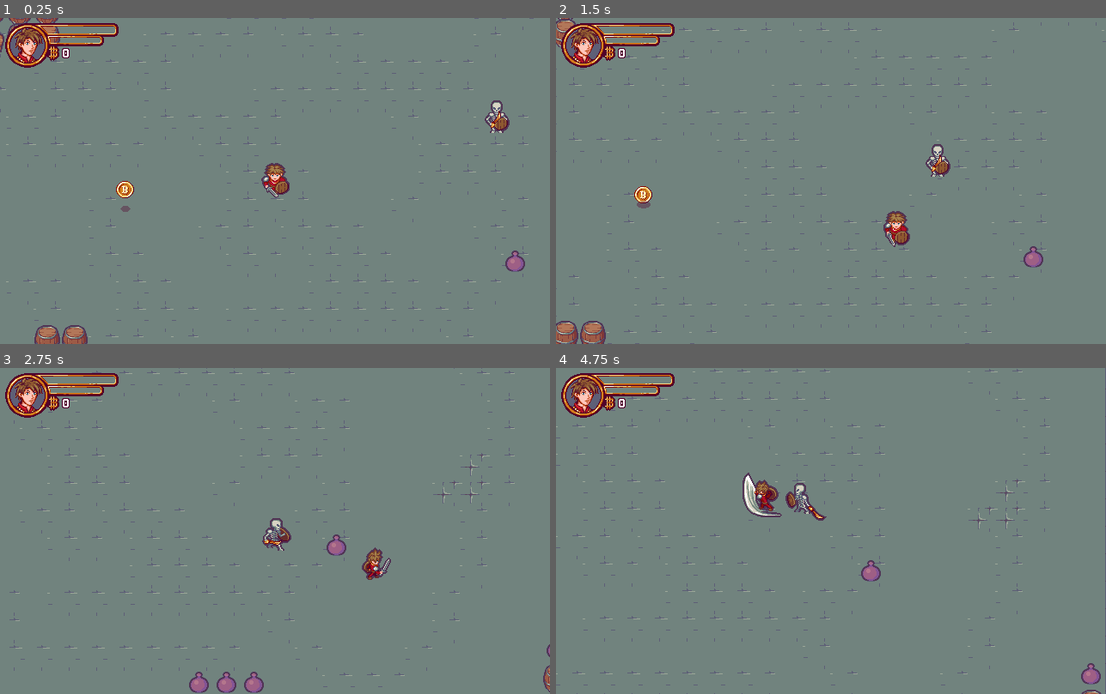
Above: before the commit, frames 1-4 (two rows, left to right).
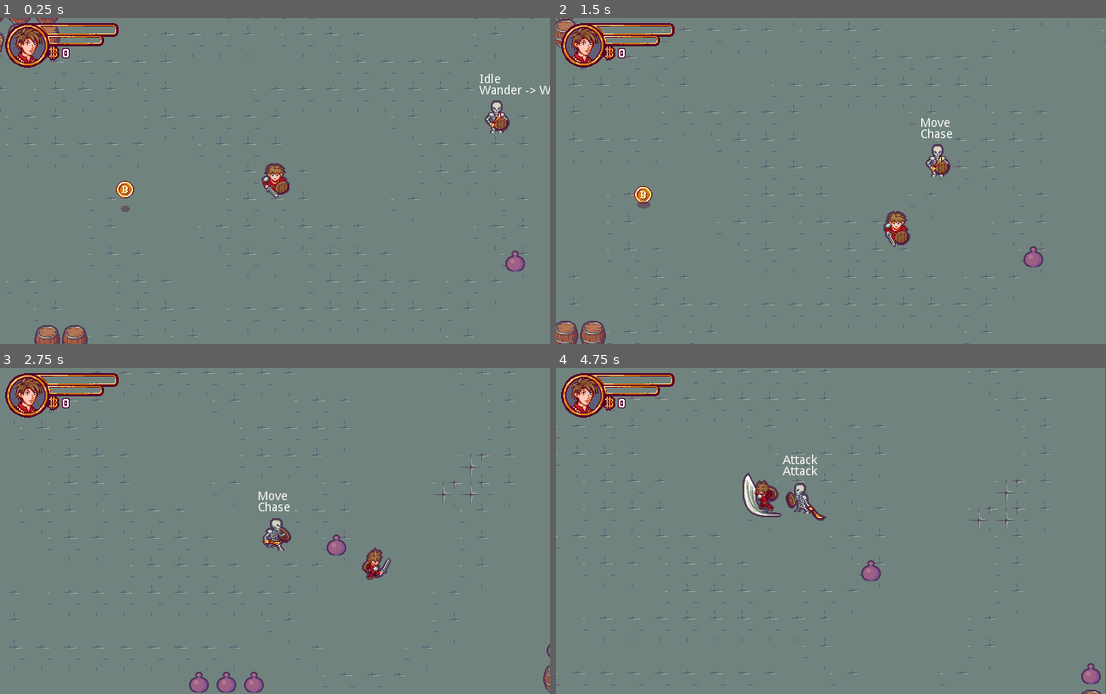
Above: after the commit, the same moments.

Repository: Franofarion/Godot-2D-ZeldIsaac-Tutorial
Game: Godot game, scene res://Scenes/Levels/Level.tscn
The game is run twice, just before and just after one commit, with the same random seed, the same clock (stepped at 60 frames per second) and the same inputs. Sound files missing from this copy of the repository are replaced by a short silence.
Inputs:
- Up to frame 1 (0.25 s): no input
- Up to frame 2 (1.5 s): tap Enter (ui_accept) at 0.5, 0.77 s; hold Right (ui_right) 0.53-1.28 s; hold Down (ui_down) from 1.28 s (still down)
- Up to frame 3 (2.75 s): tap Enter (ui_accept) at 1.52 s; release Down (ui_down) at 2.03 s; hold Right (ui_right) from 2.03 s (still down)
- Up to frame 4 (4.75 s): release Right (ui_right) at 2.78 s; hold Up (ui_up) 2.78-3.53 s; tap Enter (ui_accept) at 3.02, 3.77, 4.52 s; hold Left (ui_left) from 3.53 s (still down)

The runs differ from the first frame. In frame 1, 0.2% of the frame differs, in the area x 87-100%, y 17-24%; in frame 2, 0.1%; in frame 3, 0.1%; in frame 4, 0.2%.

Commit message:
set label recursive

Diff:
--- a/Scenes/Actors/Enemy/Skeleton/Skeleton.tscn
+++ b/Scenes/Actors/Enemy/Skeleton/Skeleton.tscn
@@ -41,7 +41,6 @@
 script = ExtResource( 7 )
 
 [node name="StateLabel" type="Label" parent="StateMachine" index="3"]
-visible = false
 margin_left = -20.0
 margin_top = -53.0
 margin_right = 20.0
@@ -76,7 +75,6 @@
 one_shot = true
 
 [node name="StateLabel" type="Label" parent="BehaviourTree" index="3"]
-visible = false
 margin_left = -20.0
 margin_top = -40.0
 margin_right = 20.0
--- a/Scenes/InteractiveObjects/Coin/Coin.tscn
+++ b/Scenes/InteractiveObjects/Coin/Coin.tscn
@@ -100,7 +100,7 @@
 } ]
 
 [sub_resource type="CircleShape2D" id=19]
-radius = 51.031
+radius = 104.307
 
 [sub_resource type="Gradient" id=20]
 offsets = PoolRealArray( 0.248756, 0.781095, 1 )
--- a/StateMachine/State.gd
+++ b/StateMachine/State.gd
@@ -2,6 +2,8 @@
 class_name State
 
 onready var state_machine = get_parent()
+
+func is_class(value: String) -> bool: return value == "StateState" or .is_class(value)
 
 func enter_state() -> void:
 	pass
--- a/StateMachine/StateLabel.gd
+++ b/StateMachine/StateLabel.gd
@@ -4,11 +4,20 @@
 func _ready():
 	yield(get_parent(), "ready")
 
-	var __ = get_parent().connect("state_changed", self, "_on_StateMachine_state_changed")
+	var __ = get_parent().connect("state_changed_recursive", self, "_on_StateMachine_state_changed_recursive")
 	_update_text(get_parent().current_state)
 
 func _update_text(state: Node):
-	set_text(state.name)
+	set_text(get_state_name_recursive(state))
 
-func _on_StateMachine_state_changed(state: Node) -> void:
+
+func get_state_name_recursive(state: Node) -> String:
+	if state is StateMachine:
+		return state.name + " -> " + get_state_name_recursive(state.get_state())
+	else:
+		if state == null:
+			return ""
+		return state.name
+
+func _on_StateMachine_state_changed_recursive(state: Node) -> void:
 	_update_text(state)
--- a/StateMachine/StateMachine.gd
+++ b/StateMachine/StateMachine.gd
@@ -5,9 +5,11 @@
 var previous_state : Node = null setget , get_previous_state
 
 signal state_changed(state)
+signal state_changed_recursive(state)
 
 #### ACCESSORS ####
 
+func is_class(value: String) -> bool: return value == "StateMachine" or .is_class(value)
 
 func set_state(state) -> void:
 	if state is String:
@@ -36,6 +38,11 @@
 
 #### BUILT-IN ####
 func _ready():
+	var __ = connect("state_changed", self, "_on_state_changed")
+
+	if state_machine.is_class("StateMachine"):
+		__ = connect("state_changed_recursive", state_machine, "_on_State_state_changed_recursive")
+
 	set_state(get_child(0))
 
 func _physics_process(delta):
@@ -54,3 +61,10 @@
 
 func set_to_default_state() -> void:
 	set_state(get_child(0))
+
+
+func _on_state_changed(_state: Node) -> void:
+	emit_signal("state_changed_recursive", current_state)
+
+func _on_State_state_changed_recursive(_state: Node) -> void:
+	emit_signal("state_changed_recursive", current_state)
